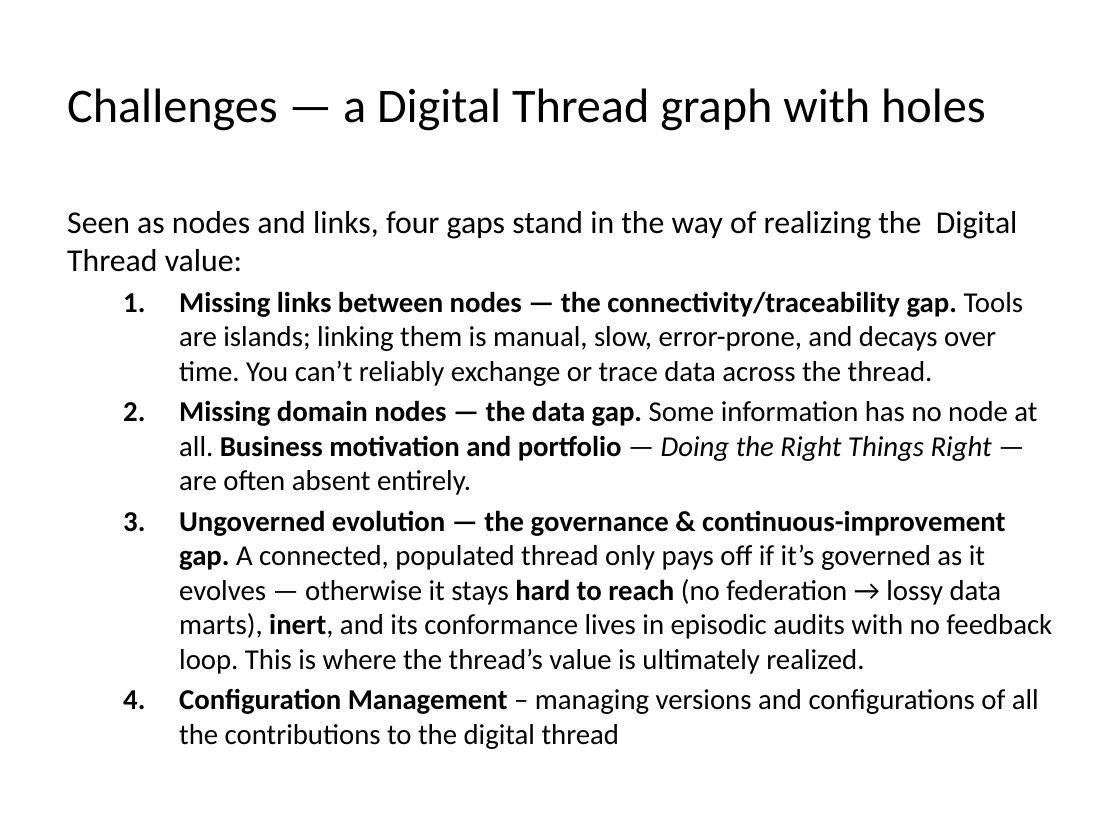
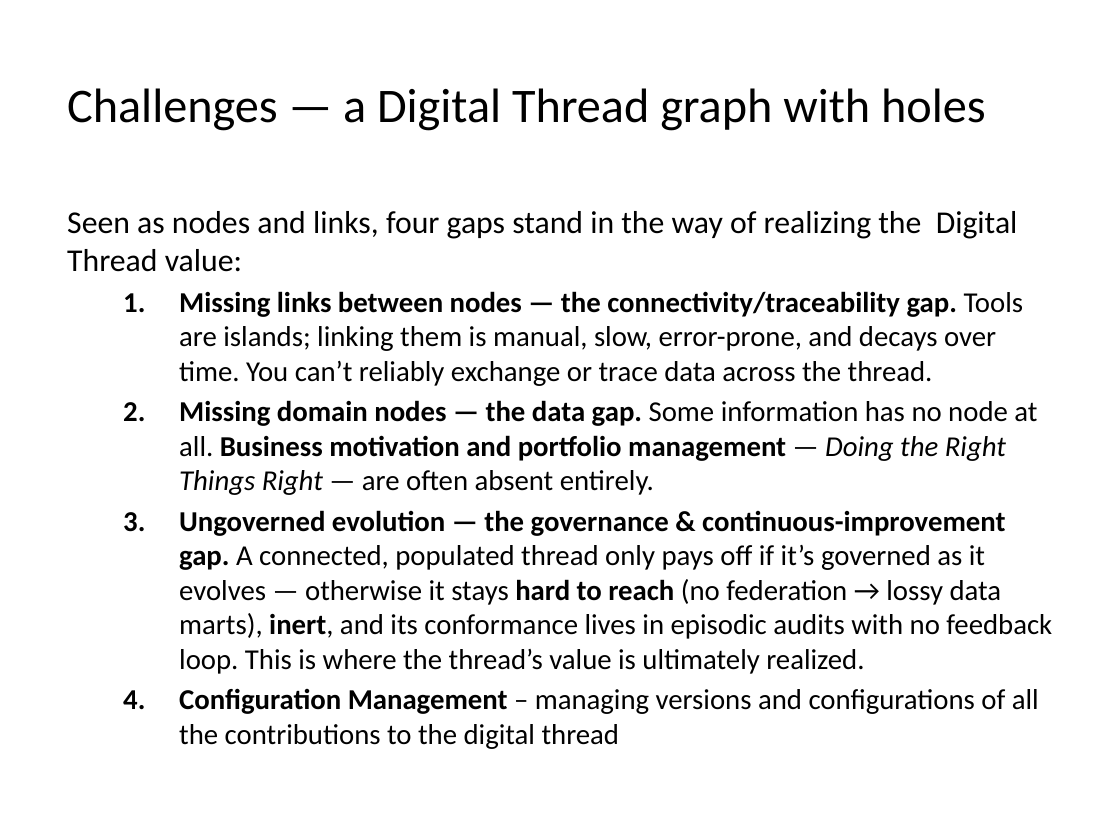
Before and after one commit to OSLC/oslc4js, a slide deck: slide 3 of docs/AAKI-Overview-Presentation.pptx. Drawn at 1120x840 pixels with LibreOffice and Linux fonts; fonts in the diff are those of the drawing. Boxes give left, top, right and bottom in pixels: in the first picture for what was removed or moved away, otherwise in the second. Text is boxed around its words. In the diff, an @@ line names an element or a change of style, - is before the commit and + after.

Commit message:
Minor presentation updates

```diff
--- a/docs/AAKI-Overview-Presentation.pptx
+++ b/docs/AAKI-Overview-Presentation.pptx
@@ text at (179,400,1037,495): text changed @@
-  2. Missing domain nodes — the data gap. Some information has no node at all. Business motivation and portfolio — Doing the Right Things Right — are often absent entirely.
+  2. Missing domain nodes — the data gap. Some information has no node at all. Business motivation and portfolio management — Doing the Right Things Right — are often absent entirely.
```
